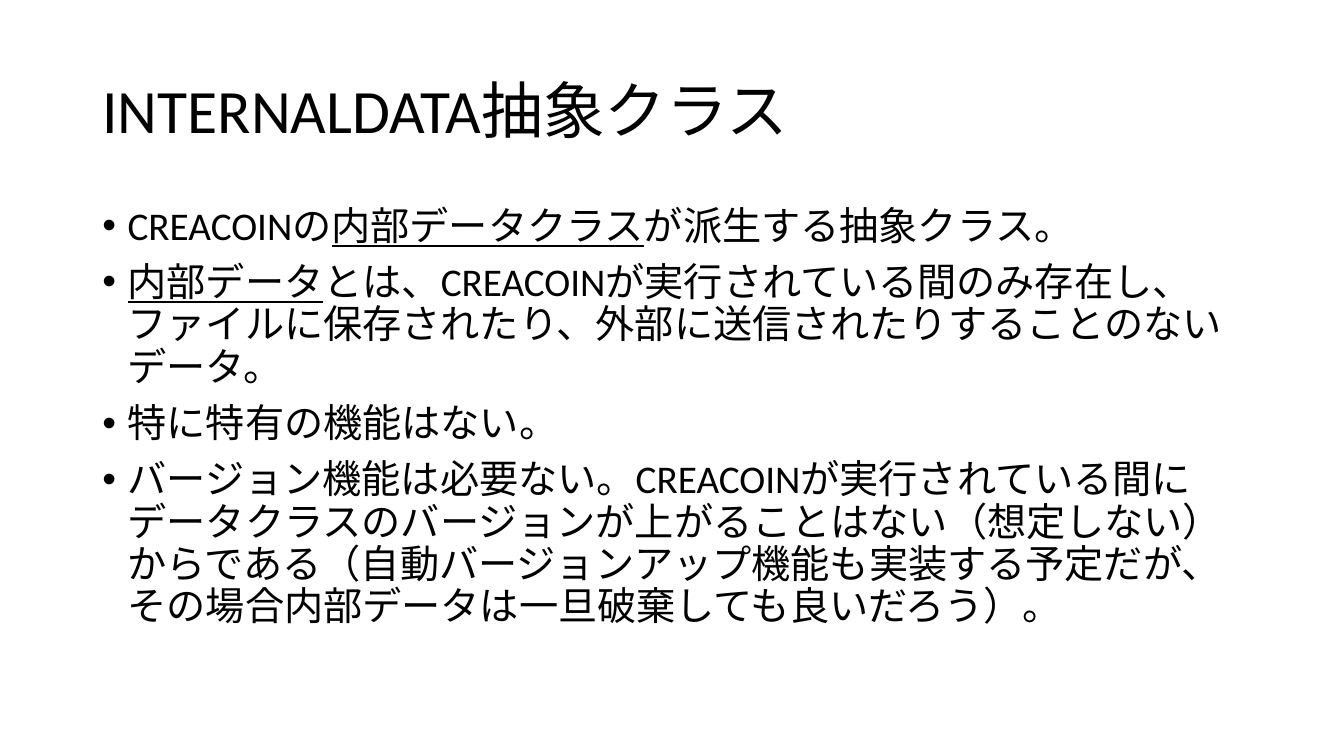
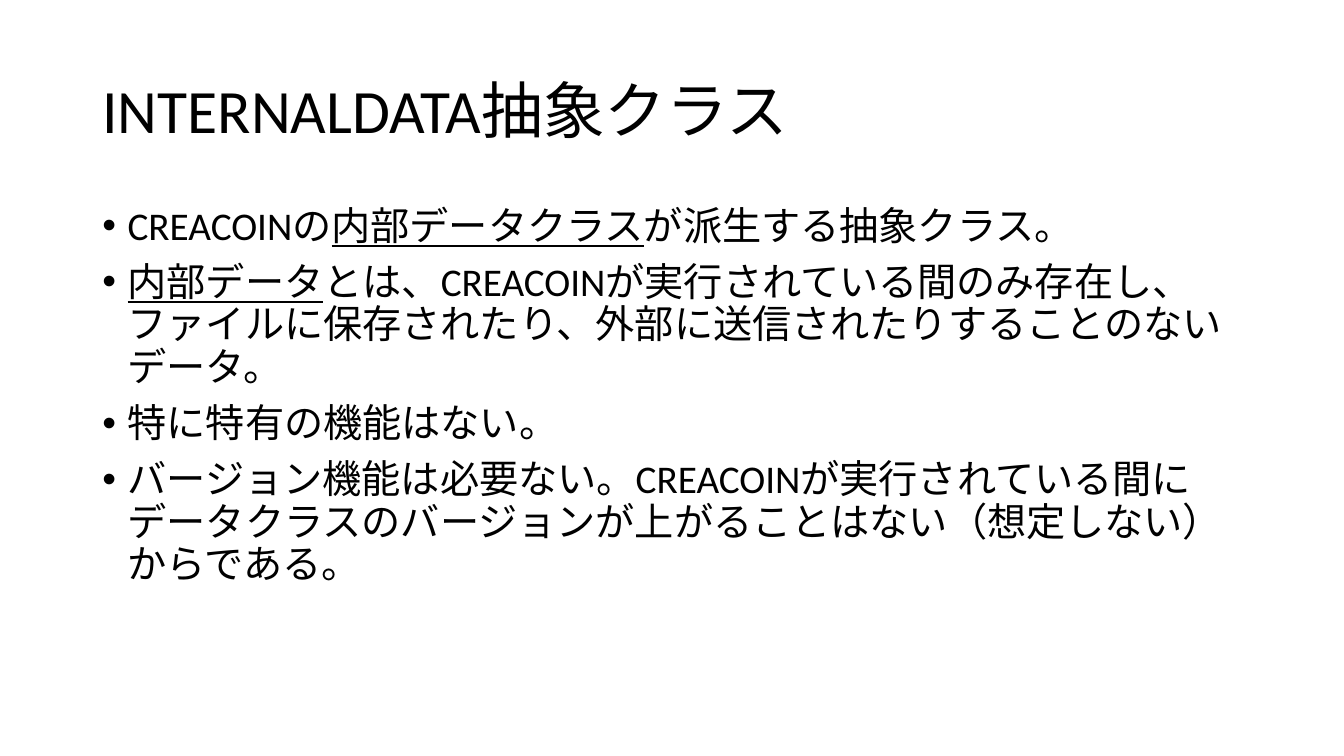
Before and after one commit to pizyumi/CREA, a slide deck: slide 6 of CREA2014/CREACOIN.pptx. Drawn at 1344x756 pixels with LibreOffice and Linux fonts; fonts in the diff are those of the drawing. Boxes give left, top, right and bottom in pixels: in the first picture for what was removed or moved away, otherwise in the second. Text is boxed around its words. In the diff, an @@ line names an element or a change of style, - is before the commit and + after.

```diff
--- a/CREA2014/CREACOIN.pptx
+++ b/CREA2014/CREACOIN.pptx
@@ text at <box>128,460,1223,581</box>: text changed @@
-• バージョン機能は必要ない。CREACOINが実行されている間にデータクラスのバージョンが上がることはない（想定しない）からである（自動バージョンアップ機能も実装する予定だが、その場合内部データは一旦破棄しても良いだろう）。
+• バージョン機能は必要ない。CREACOINが実行されている間にデータクラスのバージョンが上がることはない（想定しない）からである。
```
Also in this commit, not shown: 4 other slides changed, 2 slides added, 4 other files.
